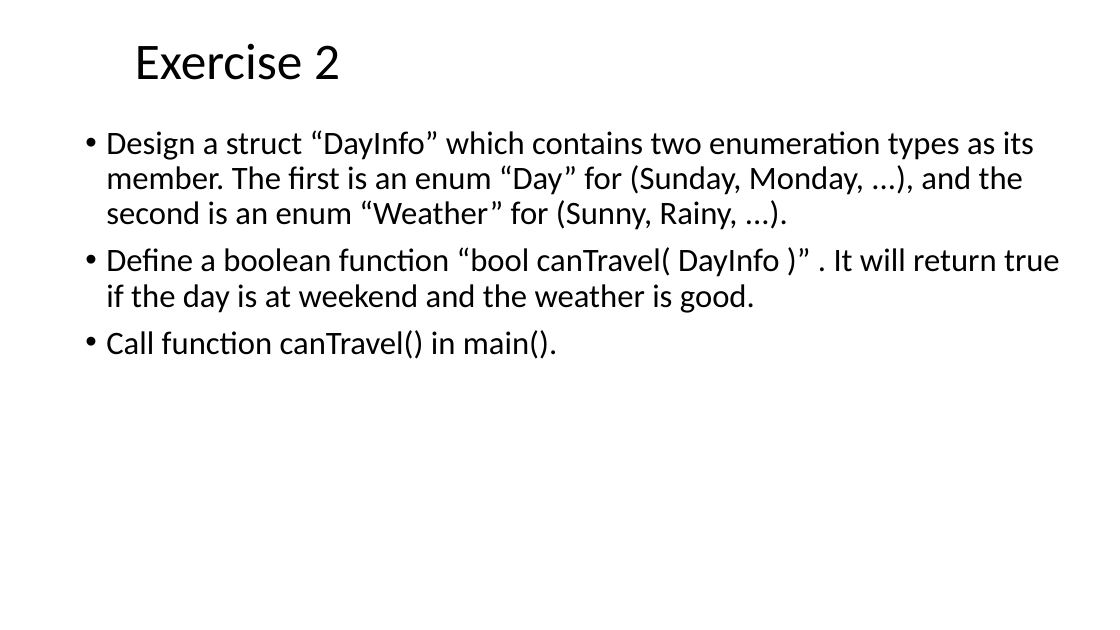
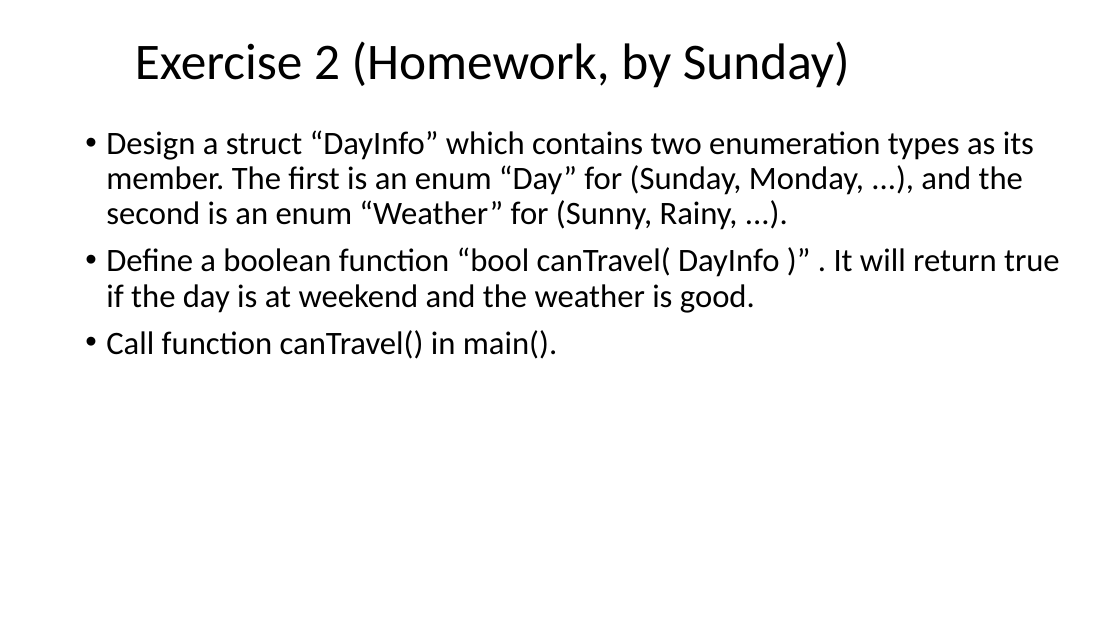
Before and after one commit to ShiqiYu/CPP, a slide deck: slide 32 of week04/Lab04.pptx. Drawn at 1120x630 pixels with LibreOffice and Linux fonts; fonts in the diff are those of the drawing; background and template pictures are left out. Boxes give left, top, right and bottom in pixels: in the first picture for what was removed or moved away, otherwise in the second. Text is boxed around its words. In the diff, an @@ line names an element or a change of style, - is before the commit and + after.

```diff
--- a/week04/Lab04.pptx
+++ b/week04/Lab04.pptx
@@ title at [135, 41, 850, 88]: text changed @@
-Exercise 2
+Exercise 2 (Homework, by Sunday)
```
Also in this commit, not shown: 5 other files.
